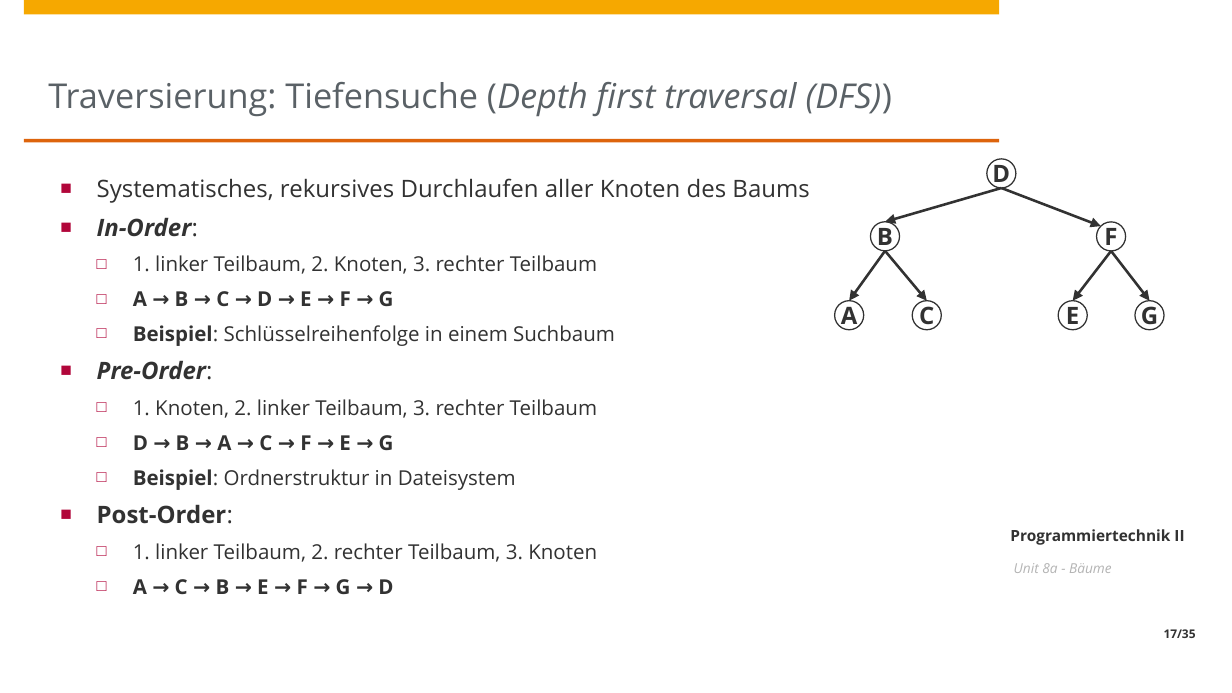
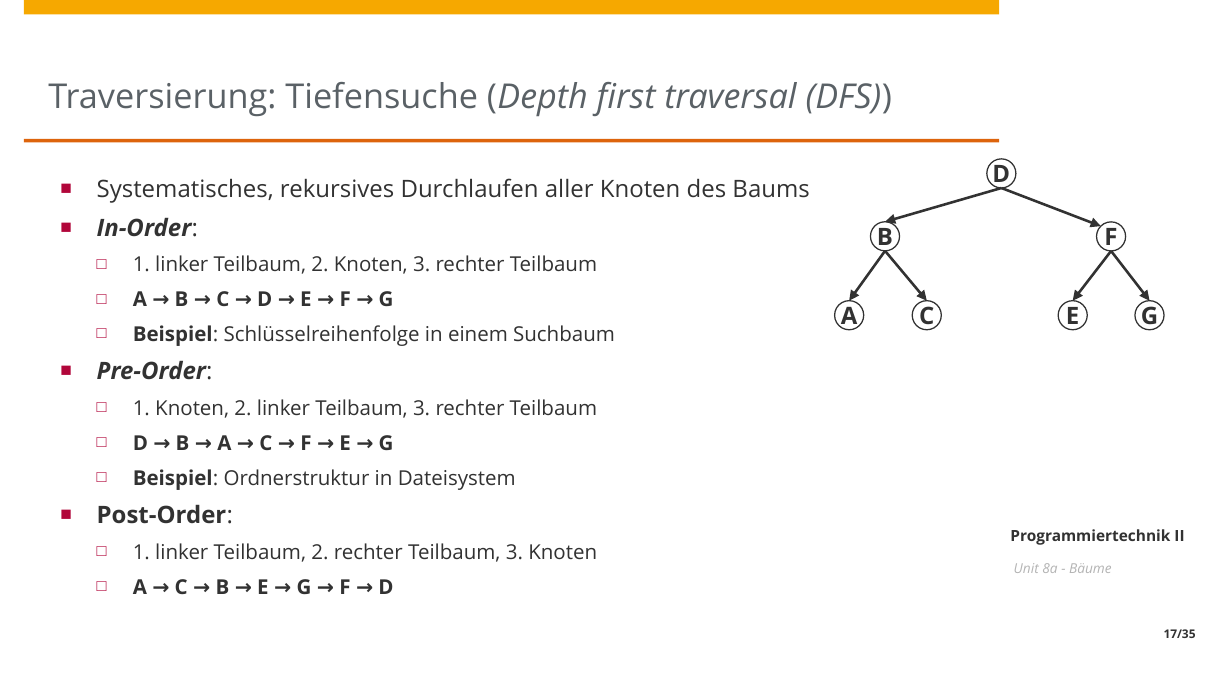
Before and after one commit to HPI-Artificial-Intelligence-Teaching/23-pt2, a slide deck: slide 17 of unit8/Unit8a - Baeume.pptx. Drawn at 1232x693 pixels with LibreOffice and Linux fonts; fonts in the diff are those of the drawing; background and template pictures are left out. Boxes give left, top, right and bottom in pixels: in the first picture for what was removed or moved away, otherwise in the second. Text is boxed around its words. In the diff, an @@ line names an element or a change of style, - is before the commit and + after.

```diff
--- a/unit8/Unit8a - Baeume.pptx
+++ b/unit8/Unit8a - Baeume.pptx
@@ text at [133, 579, 393, 594]: text changed @@
-  □ A → C → B → E → F → G → D
+  □ A → C → B → E → G → F → D
```
